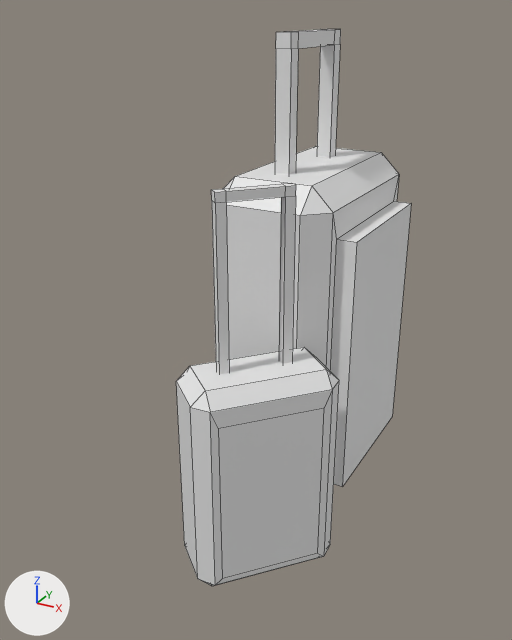
The FBX model Assets/Models/Luggage.fbx: old version first, new version second.
Rendered twice from a 50 mm lens placed at (1.69, -3.8, 2.82), pointed at (-0.05, -0.65, 1.24). Arrows for +X, +Y and +Z are at lower left; the lights stay in place. Mesh edges are drawn as thin lines. Where no turn or scale is listed for an object, it has been applied to the vertices. Vertices at the same position are counted once.

In view in the first picture: 'Bag', 'Handles'.
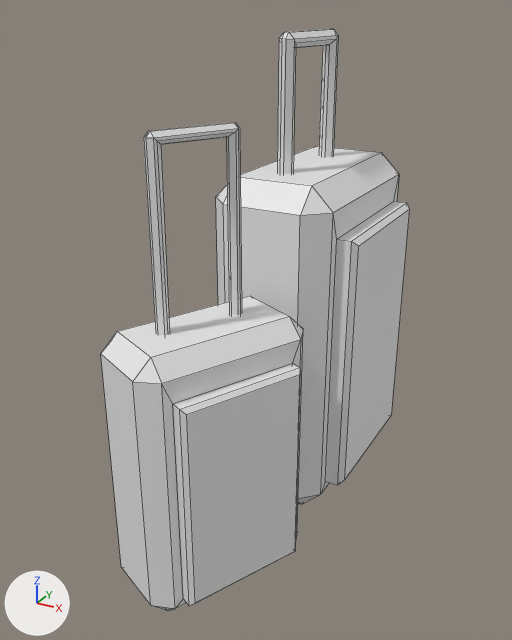
What changed in the scene script:
```text
Add mat_handles:
    mat_handles = principled_material('Handles')
    mat_handles.base_color = (0.8, 0.8, 0.8)  # white #e7e7e7
Add mat_bag:
    mat_bag = principled_material('Bag')
    mat_bag.base_color = (0.8, 0.8, 0.8)  # white #e7e7e7
Add mat_bag_001:
    mat_bag_001 = principled_material('Bag.001')
    mat_bag_001.base_color = (0.8, 0.8, 0.8)  # white #e7e7e7
Add mat_handles_001:
    mat_handles_001 = principled_material('Handles.001')
    mat_handles_001.base_color = (0.8, 0.8, 0.8)  # white #e7e7e7
Change me_cube_005:
    used by ob_bag; location = (0.0, 0.0, 0.0)
    remove me_cube_005.from_pydata(...)  # 60 vertices, 64 faces; spans x -0.37..0.54, y -1.42..0.65, z -0.01..1.99
    add me_cube_005.from_pydata(...)  # 72 vertices, 70 faces; spans x -0.37..0.44, y -0.64..0.65, z -0.01..2.71
    me_cube_005 part 1: a new loose piece of 36 vertices spanning x -0.1..-0.02, y -0.34..0.31, z 1.93..2.71
    me_cube_005 part 2: the loose piece of 28 vertices spanning x -0.18..0.54, y -1.42..-0.67, z -0.01..1.18 is deleted
    me_cube_005 part 3
    4 vertices are removed from x 0.44, y -0.46..0.46, z 0.17..1.71
    5 faces are deleted
    8 vertices are added at x 0.41..0.44, y -0.46..0.46, z 0.17..1.71
    9 new faces join them, mat_bag (white #e7e7e7)
    add me_cube_005.materials.append(mat_bag)  # white #e7e7e7
    add me_cube_005.materials.append(mat_handles)  # white #e7e7e7
Add me_cube_001:
    me_cube_001.from_pydata(...)  # 72 vertices, 70 faces; spans x -0.41..0.43, y -0.49..0.5, z -0.01..2.36
    # faces by material slot: [41, 29]
    me_cube_001.materials.append(mat_bag_001)  # white #e7e7e7
    me_cube_001.materials.append(mat_handles_001)  # white #e7e7e7
Remove ob_handles:
    ob_handles = bpy.data.objects.new('Handles', me_cube_002)
    ob_handles.location = (0.0, 0.0, 0.0)
Add ob_bag_001:
    ob_bag_001 = bpy.data.objects.new('Bag.001', me_cube_001)
    ob_bag_001.location = (0.0, -1.219, 0.0)
```

Changed parts and their boxes [x1, y1, x2, y2] in the pictures (512 x 640 px):
'Bag', reshaped (18% narrower, 8% taller): before [176, 146, 411, 586]; after [216, 29, 409, 504]
'Bag.001', added: after [101, 122, 303, 611]
    faces in mat_bag_001 (white #e7e7e7): [101, 137, 303, 611]
    faces in mat_handles_001 (white #e7e7e7): [144, 122, 242, 335]
'Handles', deleted: before [211, 29, 341, 374]
part 1 of me_cube_005, added: after [277, 29, 338, 174]
part 2 of me_cube_005, deleted: before [176, 347, 339, 586]
part 3 of me_cube_005, built on: before [330, 201, 411, 487]; after [325, 201, 409, 485]
